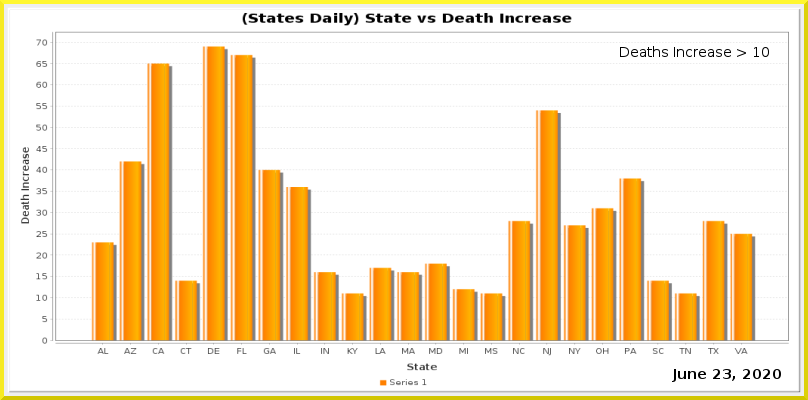
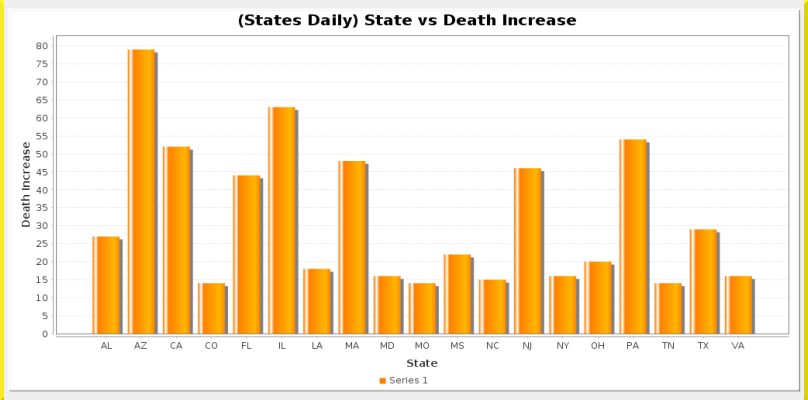
The second w=808, h=400 image is a revision of the first. Changes to its layers:
added layer "Pasted Layer" above "Border Layer" over [4, 0, 804, 400]
painted on "Current Date" over [723, 369, 731, 379]
